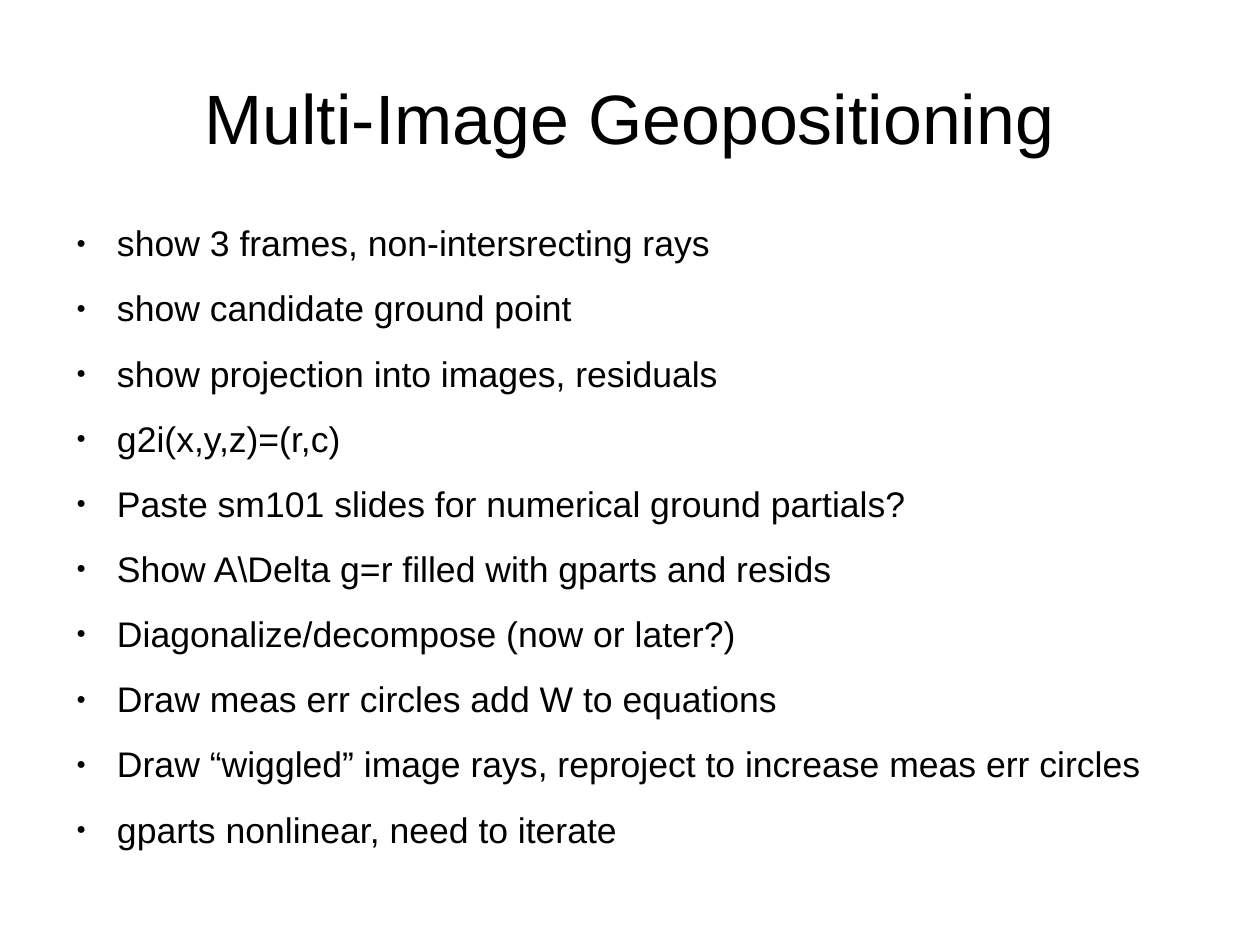
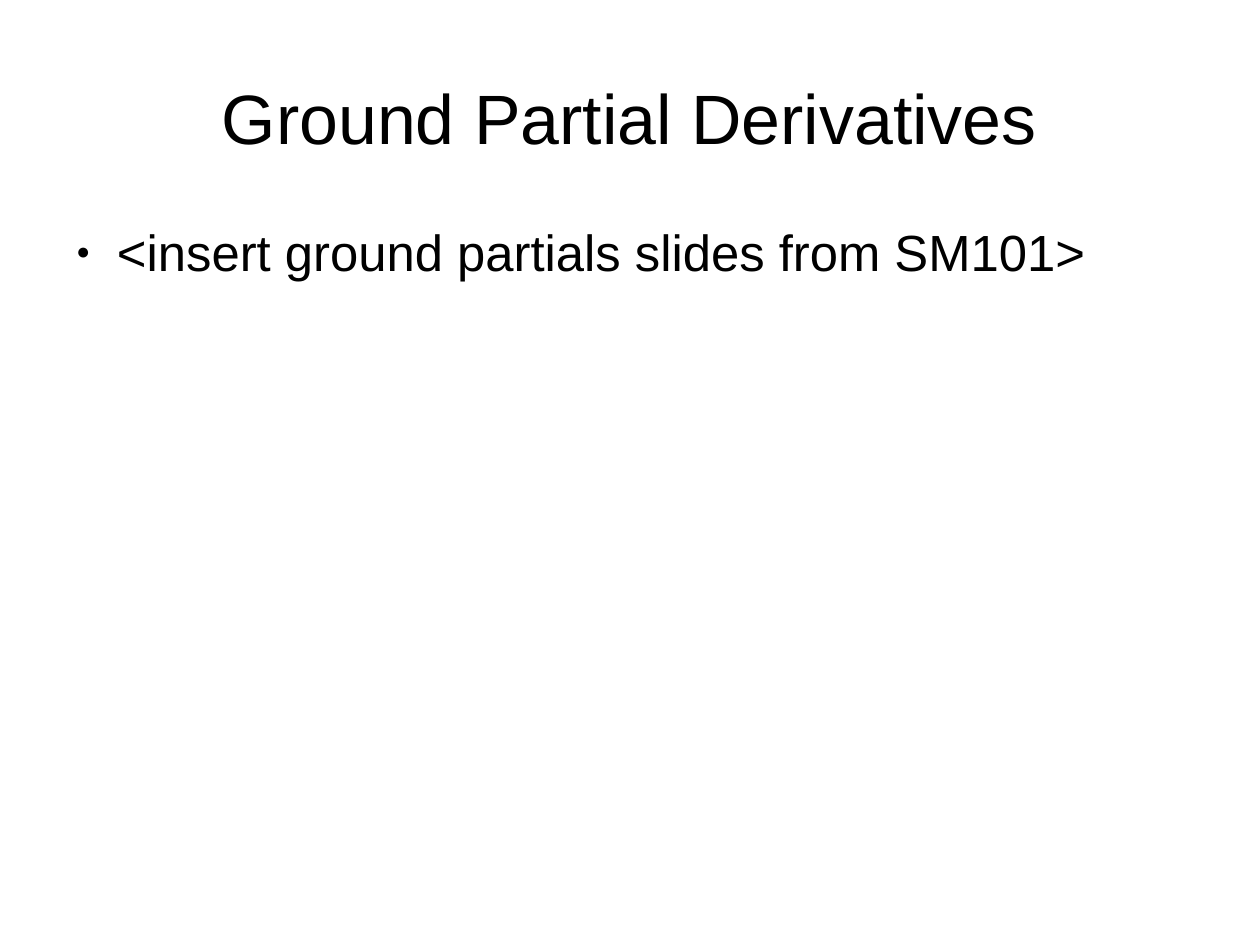
Before and after one commit to sethmerickel/Multi-Image-Geopositioning, a slide deck: slide 26 of papers/fresno2017.odp (slide 14 before the commit). Drawn at 1260x945 pixels with LibreOffice and Linux fonts; fonts in the diff are those of the drawing. Boxes give left, top, right and bottom in pixels: in the first picture for what was removed or moved away, otherwise in the second. Text is boxed around its words. In the diff, an @@ line names an element or a change of style, - is before the commit and + after.

```diff
--- a/papers/fresno2017.odp
+++ b/papers/fresno2017.odp
@@ title at (222,93,1036,145): text changed @@
-Multi-Image Geopositioning
+Ground Partial Derivatives
@@ text at (117,234,1085,282): text changed; size 22.4 to 32 pt @@
-● show 3 frames, non-intersrecting rays
-● show candidate ground point
-● show projection into images, residuals
-● g2i(x,y,z)=(r,c)
-● Paste sm101 slides for numerical ground partials?
-● Show A\Delta g=r filled with gparts and resids
-● Diagonalize/decompose (now or later?)
-● Draw meas err circles add W to equations
-● Draw “wiggled” image rays, reproject to increase meas err circles
-● gparts nonlinear, need to iterate
+● <insert ground partials slides from SM101>
```
Also in this commit, not shown: 16 other slides changed, 17 slides added, 1 slide removed, 2 other files.
